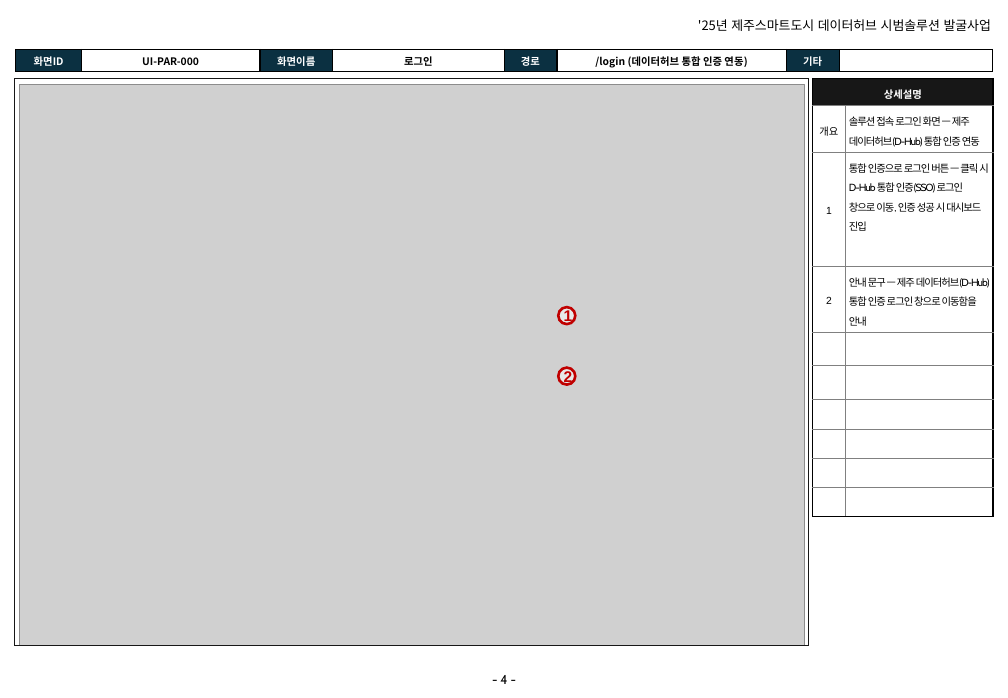
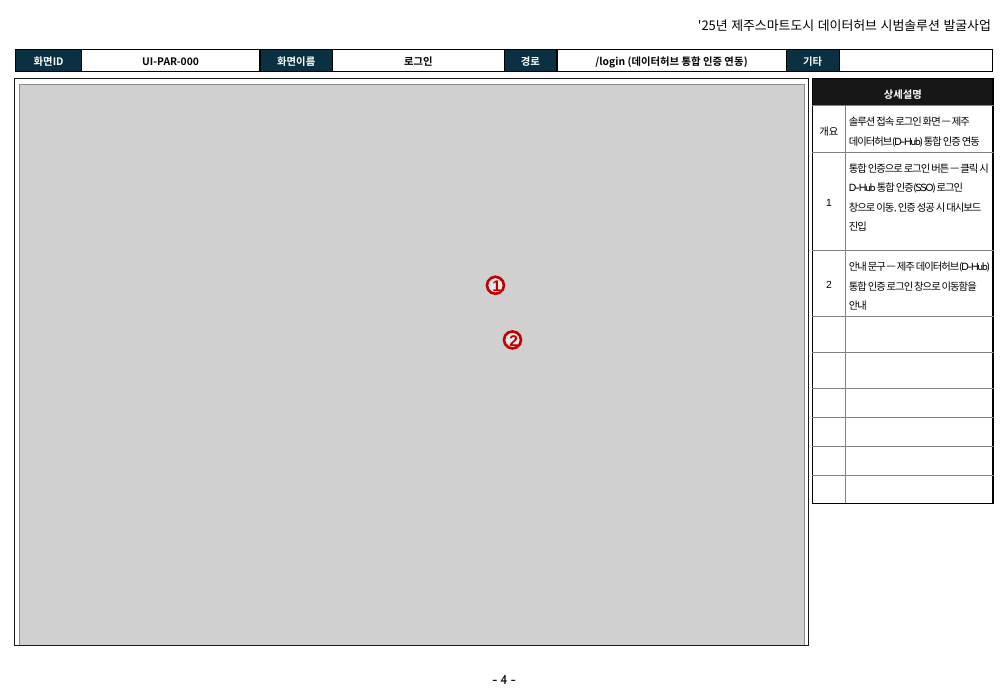
Before and after one commit to innopamSolution/jeju-datahub, a slide deck: slide 4 of Audit/JJ_PD_IP_D04_화면설계서_v1.5_이노팸.pptx. Drawn at 1008x698 pixels with LibreOffice and Linux fonts; fonts in the diff are those of the drawing; grey boxes stand for pictures; background and template pictures are left out. Boxes give left, top, right and bottom in pixels: in the first picture for what was removed or moved away, otherwise in the second. Text is boxed around its words. In the diff, an @@ line names an element or a change of style, - is before the commit and + after.

```diff
--- a/Audit/JJ_PD_IP_D04_화면설계서_v1.5_이노팸.pptx
+++ b/Audit/JJ_PD_IP_D04_화면설계서_v1.5_이노팸.pptx
@@ table: place and size @@
-table at box(813, 78, 994, 420)
+table at box(813, 78, 994, 475)
@@ ellipse "1": place and size @@
-ellipse "1" at box(558, 307, 575, 324)
+ellipse "1" at box(487, 276, 504, 293)
@@ ellipse "2": place and size @@
-ellipse "2" at box(558, 368, 575, 384)
+ellipse "2" at box(504, 331, 521, 348)
```
Also in this commit, not shown: 1 other file.
